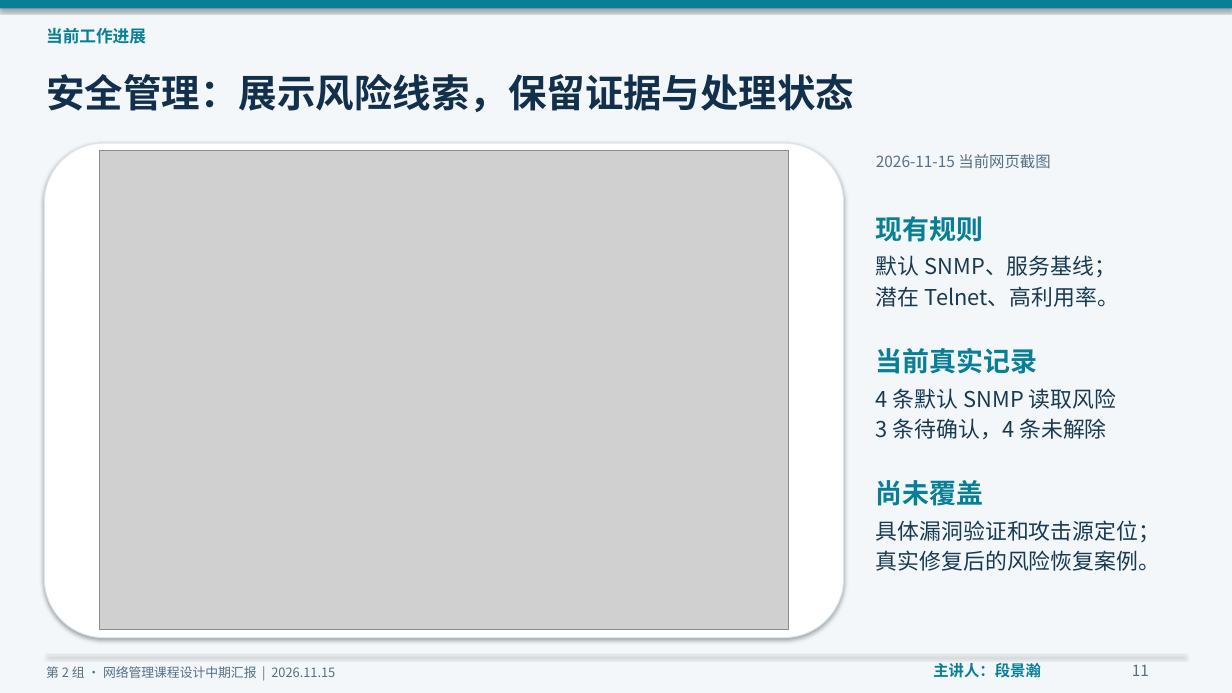
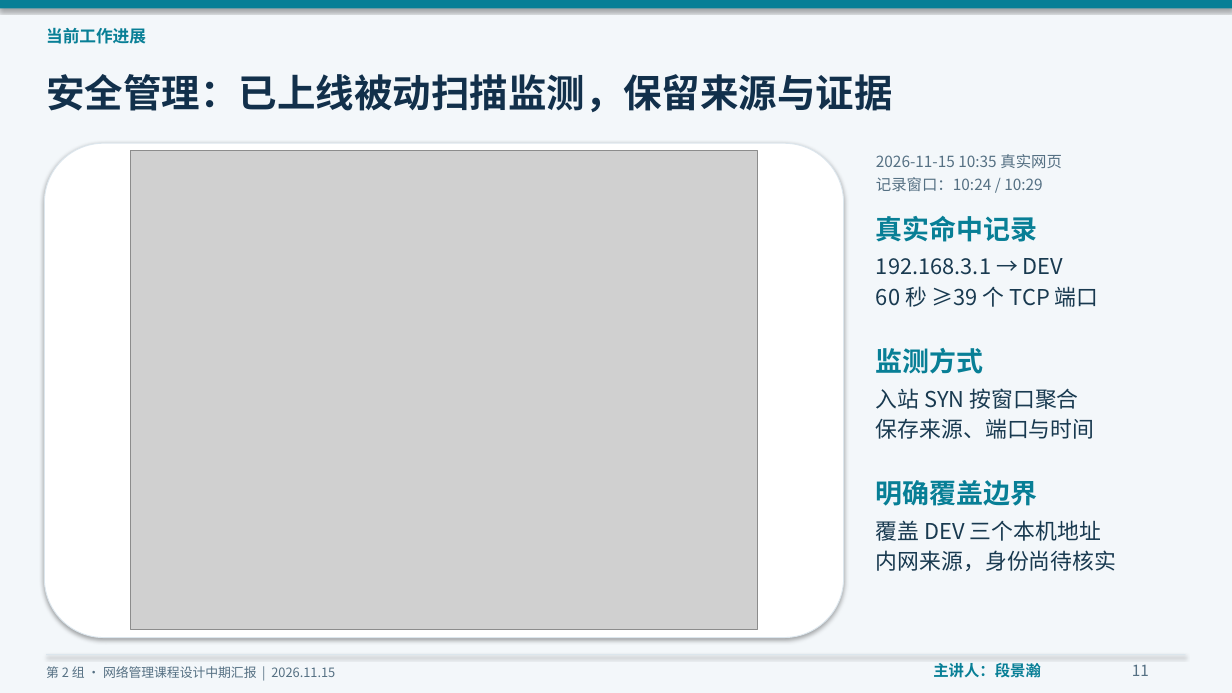
Before and after one commit to moonshadow-2005/Computer-Network-Management, a slide deck: slide 11 of 中期汇报/第2组_网络管理系统_中期汇报.pptx. Drawn at 1232x693 pixels with LibreOffice and Linux fonts; fonts in the diff are those of the drawing; grey boxes stand for pictures. Boxes give left, top, right and bottom in pixels: in the first picture for what was removed or moved away, otherwise in the second. Text is boxed around its words. In the diff, an @@ line names an element or a change of style, - is before the commit and + after.

```diff
--- a/中期汇报/第2组_网络管理系统_中期汇报.pptx
+++ b/中期汇报/第2组_网络管理系统_中期汇报.pptx
@@ text at [46,74,893,112]: text changed @@
-安全管理：展示风险线索，保留证据与处理状态
+安全管理：已上线被动扫描监测，保留来源与证据
@@ picture: place and size @@
-picture at [100,151,789,629]
+picture at [130,151,757,629]
@@ text at [876,154,1062,192]: text changed @@
-2026-11-15 当前网页截图
+2026-11-15 10:35 真实网页
+记录窗口：10:24 / 10:29
@@ text at [876,216,1038,242]: text changed @@
-现有规则
+真实命中记录
@@ text at [876,258,1099,307]: text changed @@
-默认 SNMP、服务基线；
-潜在 Telnet、高利用率。
+192.168.3.1 → DEV
+60 秒 ≥39 个 TCP 端口
@@ text at [876,348,984,374]: text changed @@
-当前真实记录
+监测方式
@@ text at [876,388,1095,439]: text changed @@
-4 条默认 SNMP 读取风险
-3 条待确认，4 条未解除
+入站 SYN 按窗口聚合
+保存来源、端口与时间
@@ text at [876,480,1038,506]: text changed @@
-尚未覆盖
+明确覆盖边界
@@ text at [876,520,1116,571]: text changed @@
-具体漏洞验证和攻击源定位；
-真实修复后的风险恢复案例。
+覆盖 DEV 三个本机地址
+内网来源，身份尚待核实
```
Also in this commit, not shown: 8 other slides changed, 49 other files.
